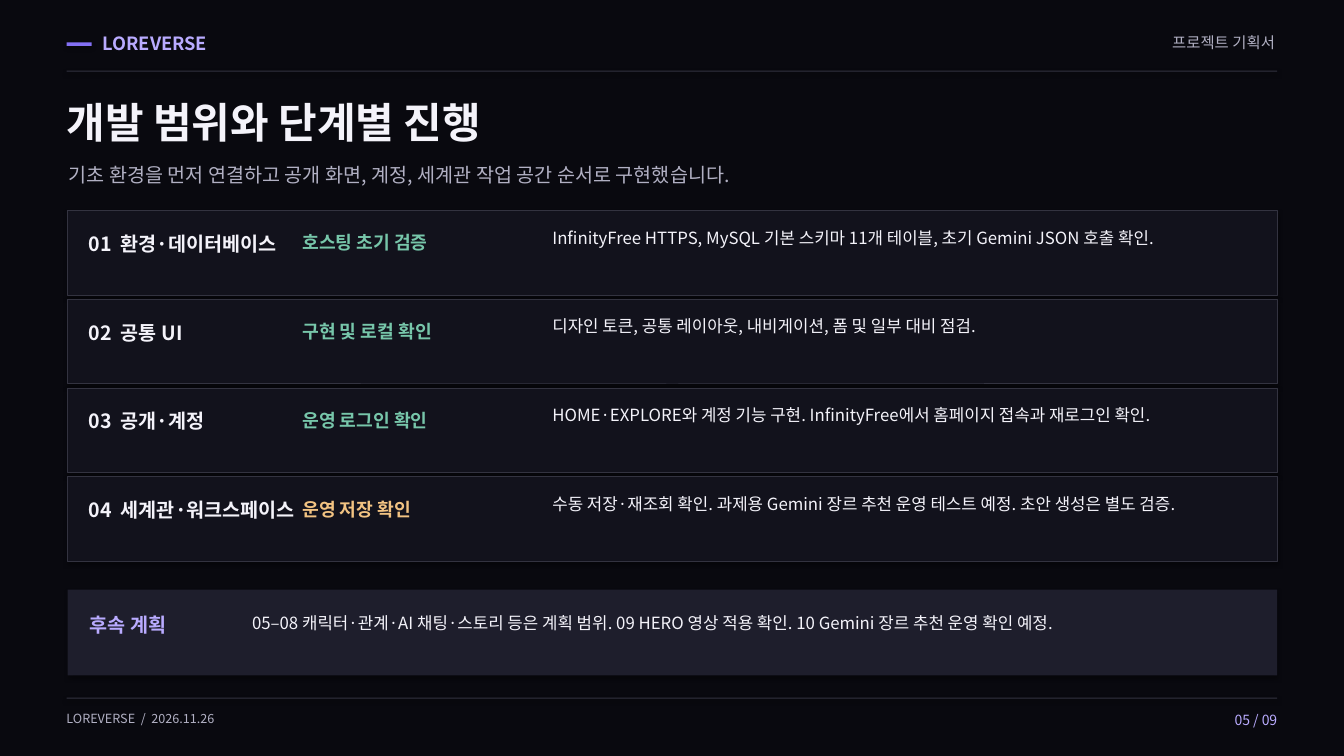
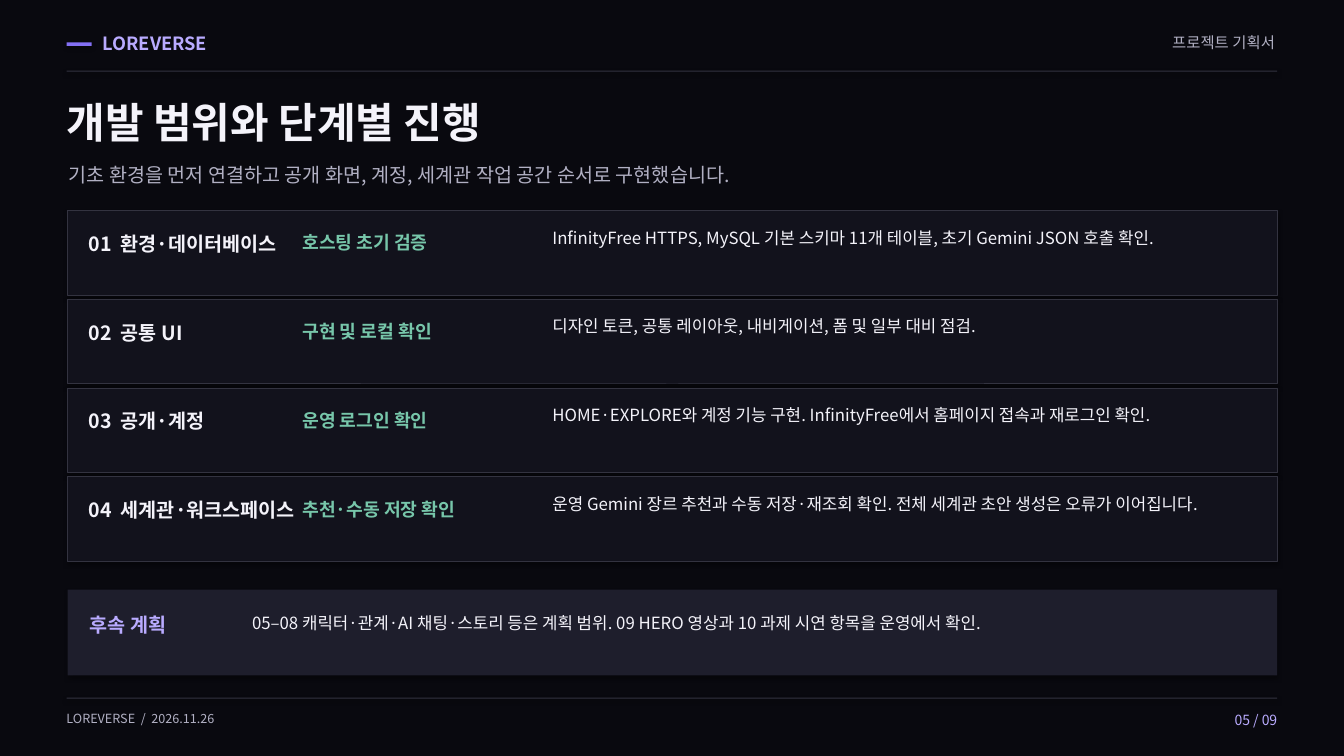
Before and after one commit to 05SUA/-, a slide deck: slide 5 of LOREVERSE/submission/LOREVERSE-project-plan.pptx. Drawn at 1344x756 pixels with LibreOffice and Linux fonts; fonts in the diff are those of the drawing. Boxes give left, top, right and bottom in pixels: in the first picture for what was removed or moved away, otherwise in the second. Text is boxed around its words. In the diff, an @@ line names an element or a change of style, - is before the commit and + after.

```diff
--- a/LOREVERSE/submission/LOREVERSE-project-plan.pptx
+++ b/LOREVERSE/submission/LOREVERSE-project-plan.pptx
@@ text at (302, 500, 455, 518): text changed; text colour #F2C382 to #77C6AA @@
-운영 저장 확인
+추천·수동 저장 확인
@@ text at (552, 496, 1197, 512): text changed @@
-수동 저장·재조회 확인. 과제용 Gemini 장르 추천 운영 테스트 예정. 초안 생성은 별도 검증.
+운영 Gemini 장르 추천과 수동 저장·재조회 확인. 전체 세계관 초안 생성은 오류가 이어집니다.
@@ text at (252, 615, 981, 631): text changed @@
-05–08 캐릭터·관계·AI 채팅·스토리 등은 계획 범위. 09 HERO 영상 적용 확인. 10 Gemini 장르 추천 운영 확인 예정.
+05–08 캐릭터·관계·AI 채팅·스토리 등은 계획 범위. 09 HERO 영상과 10 과제 시연 항목을 운영에서 확인.
```
Also in this commit, not shown: 4 other slides changed, 2 other files.
